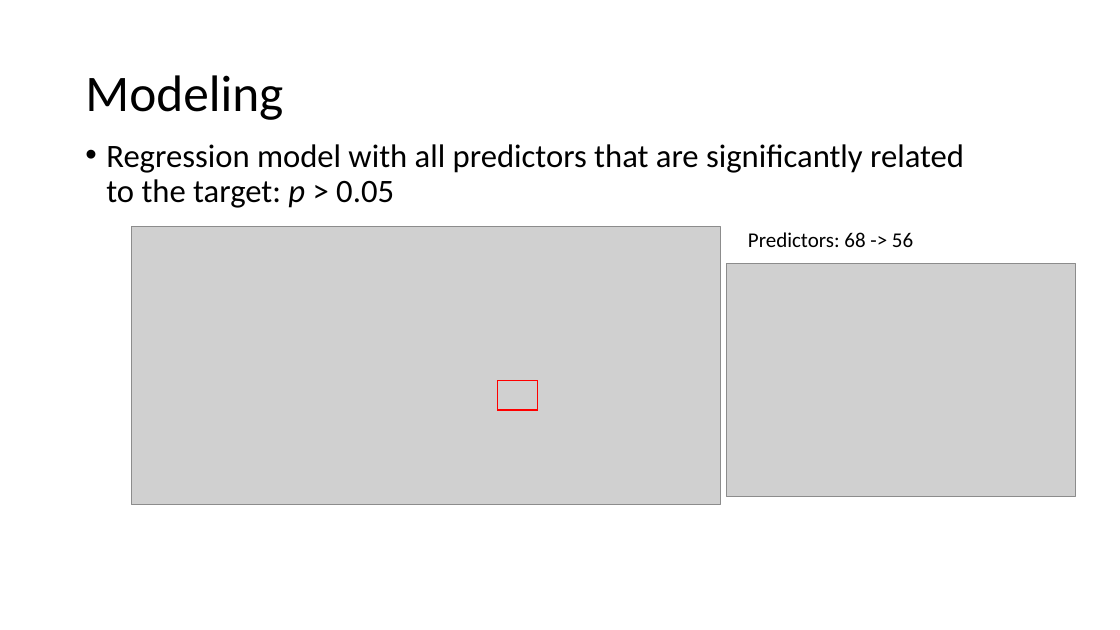
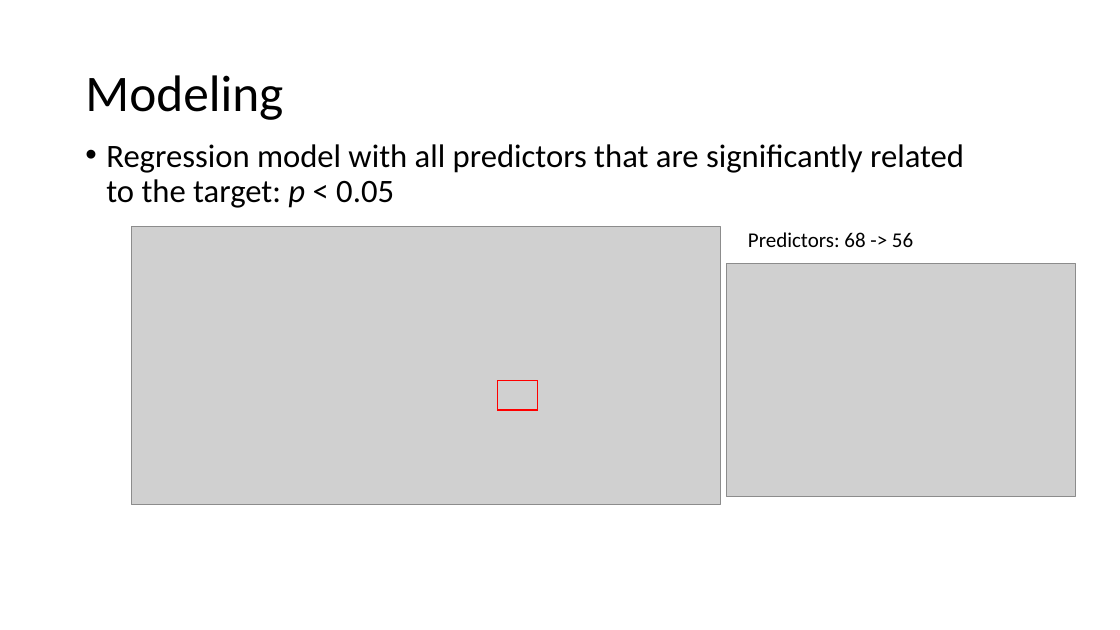
Before and after one commit to learn-co-curriculum/dsc-phase-2-project, a slide deck: slide 9 of Presentation_project2.pptx. Drawn at 1120x630 pixels with LibreOffice and Linux fonts; fonts in the diff are those of the drawing; grey boxes stand for pictures. Boxes give left, top, right and bottom in pixels: in the first picture for what was removed or moved away, otherwise in the second. Text is boxed around its words. In the diff, an @@ line names an element or a change of style, - is before the commit and + after.

```diff
--- a/Presentation_project2.pptx
+++ b/Presentation_project2.pptx
@@ text at [106, 144, 964, 208]: text changed @@
-• Regression model with all predictors that are significantly related to the target: p > 0.05
+• Regression model with all predictors that are significantly related to the target: p < 0.05
```
Also in this commit, not shown: 4 other slides changed, 1 other file.
